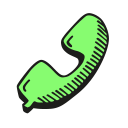
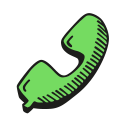
Layers edited between the first and the second 128 x 128 image:
painted on "color" over [17, 15, 107, 108]
